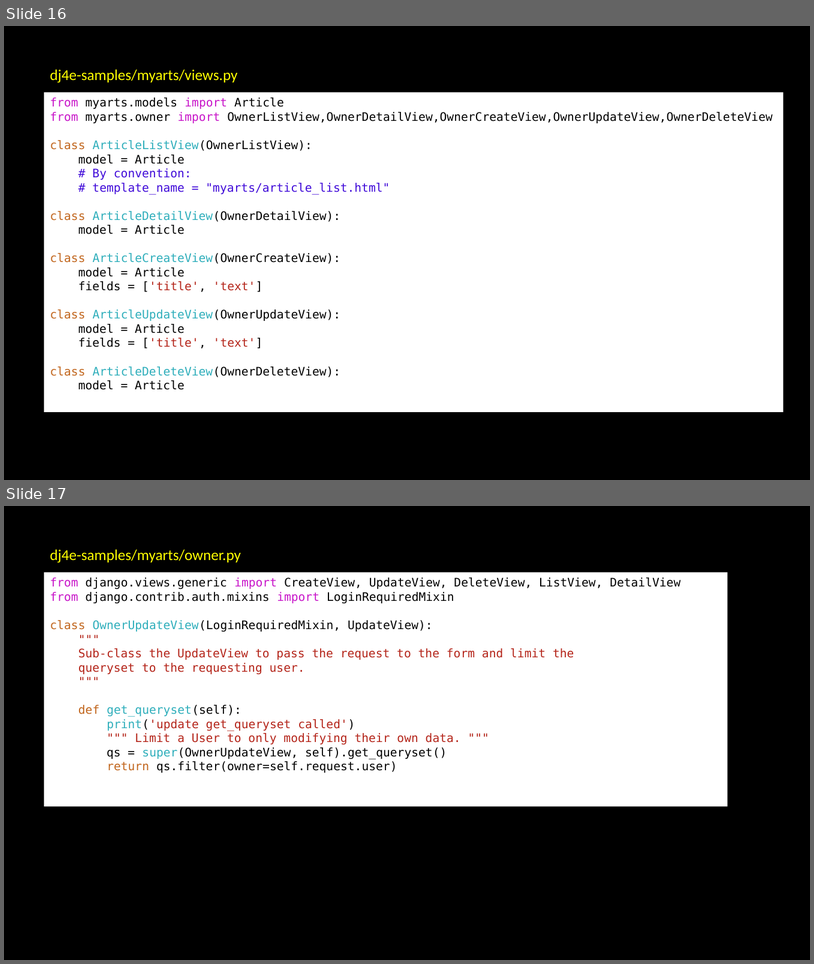
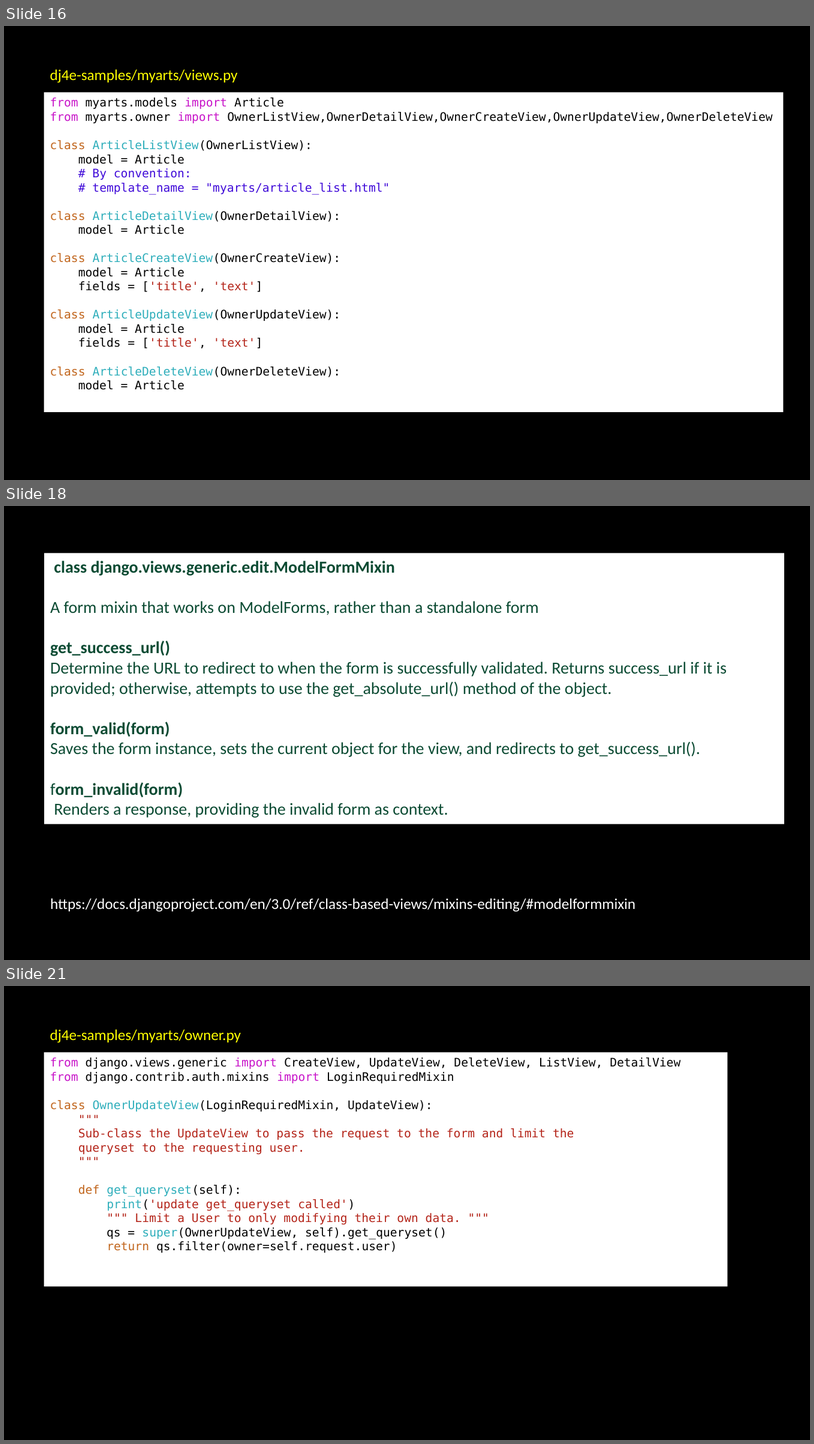
Before and after one commit to csev/dj4e, a slide deck: lectures/DJ-12-Owned-Rows.pptx. Shown one above the other, each under a label of ours: slides 16 and 17 before the commit, slides 16, 18 and 21 after it; the slides between them are not shown. The pictures are 814x964 and 814x1444 pixels, drawn with LibreOffice and Linux fonts; fonts in the diff are those of the drawing. Boxes give left, top, right and bottom in pixels: in the first picture for what was removed or moved away, otherwise in the second. Text is boxed around its words. In the diff, an @@ line names an element or a change of style, - is before the commit and + after.

```diff
--- a/lectures/DJ-12-Owned-Rows.pptx
+++ b/lectures/DJ-12-Owned-Rows.pptx
@@ slide 18 added at [4, 506, 810, 960], background #000000 @@
@@ rectangle added at [45, 553, 785, 824], fill #FFFFFF, 20 pt, text #0C4B33 @@
+class django.views.generic.edit.ModelFormMixin
+A form mixin that works on ModelForms, rather than a standalone form
+get_success_url()
+Determine the URL to redirect to when the form is successfully validated. Returns success_url if it is provided; otherwise, attempts to use the get_absolute_url() method of the object.
+form_valid(form)
+Saves the form instance, sets the current object for the view, and redirects to get_success_url().
+form_invalid(form)
+Renders a response, providing the invalid form as context.
@@ text added at [50, 898, 636, 912], 18 pt, text #FFFFFF @@
+https://docs.djangoproject.com/en/3.0/ref/class-based-views/mixins-editing/#modelformmixin
@@ what was slide 17 is now slide 21 @@
```
Also in this commit, not shown: 3 slides changed, 2 other slides added, 1 other file.
